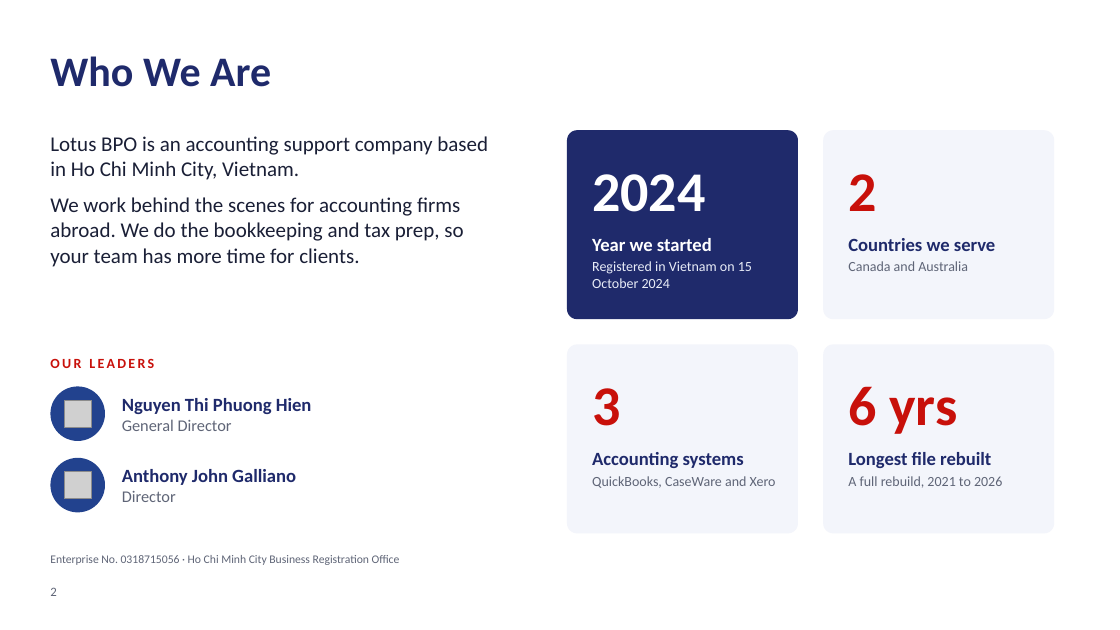
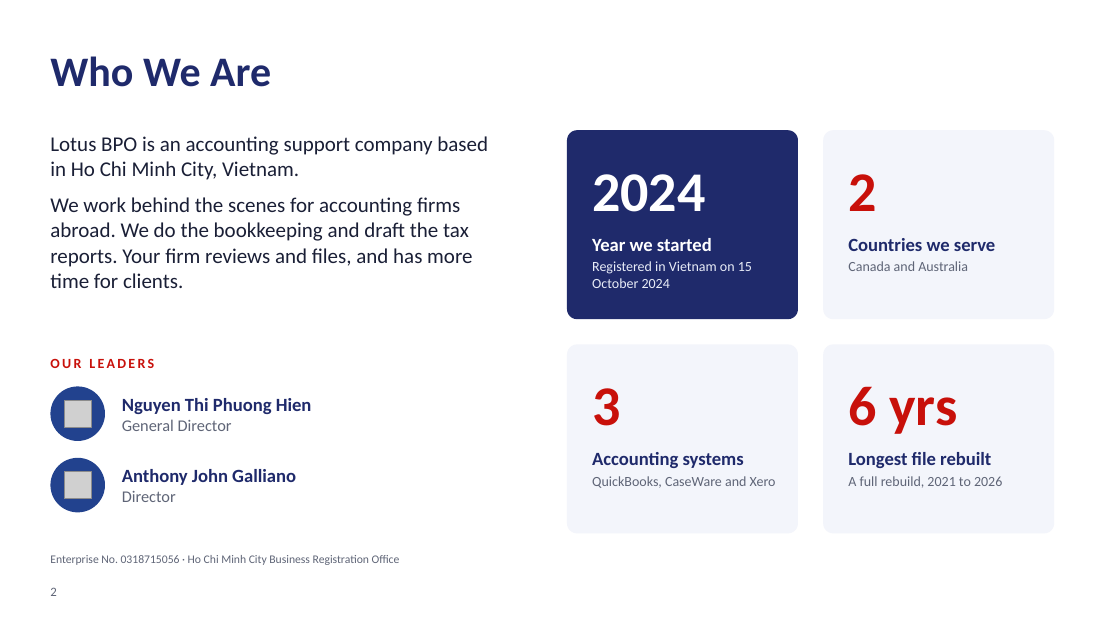
Before and after one commit to alvinjohnrheycamacho-source/Presentation-Deck, a slide deck: slide 2 of Lotus BPO - Conference Deck.pptx. Drawn at 1120x630 pixels with LibreOffice and Linux fonts; fonts in the diff are those of the drawing; grey boxes stand for pictures; background and template pictures are left out. Boxes give left, top, right and bottom in pixels: in the first picture for what was removed or moved away, otherwise in the second. Text is boxed around its words. In the diff, an @@ line names an element or a change of style, - is before the commit and + after.

```diff
--- a/Lotus BPO - Conference Deck.pptx
+++ b/Lotus BPO - Conference Deck.pptx
@@ text at (50, 197, 472, 288): text changed @@
-We work behind the scenes for accounting firms abroad. We do the bookkeeping and tax prep, so your team has more time for clients.
+We work behind the scenes for accounting firms abroad. We do the bookkeeping and draft the tax reports. Your firm reviews and files, and has more time for clients.
```
Also in this commit, not shown: 4 other slides changed, 2 slides added, 1 slide removed, 1 other file.
